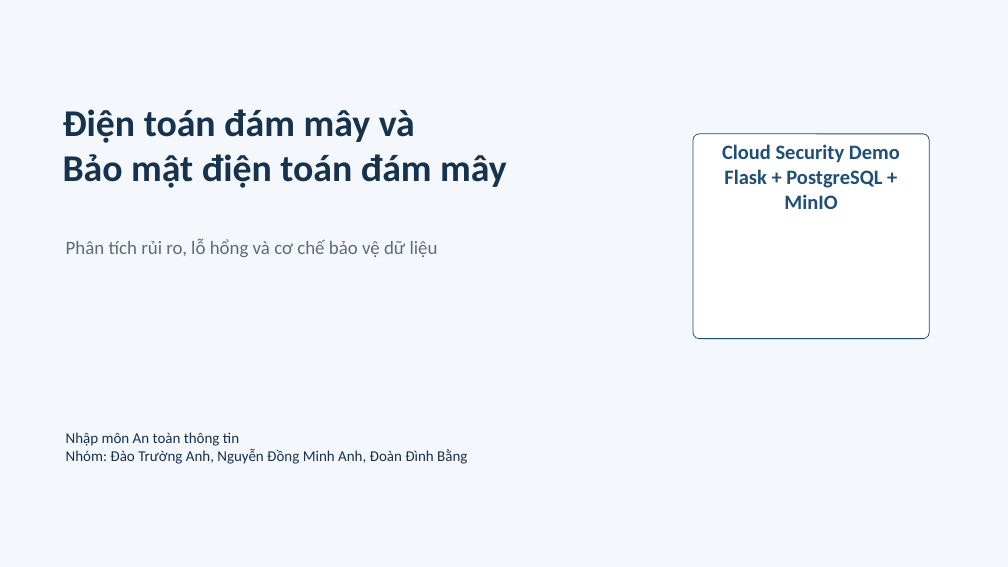
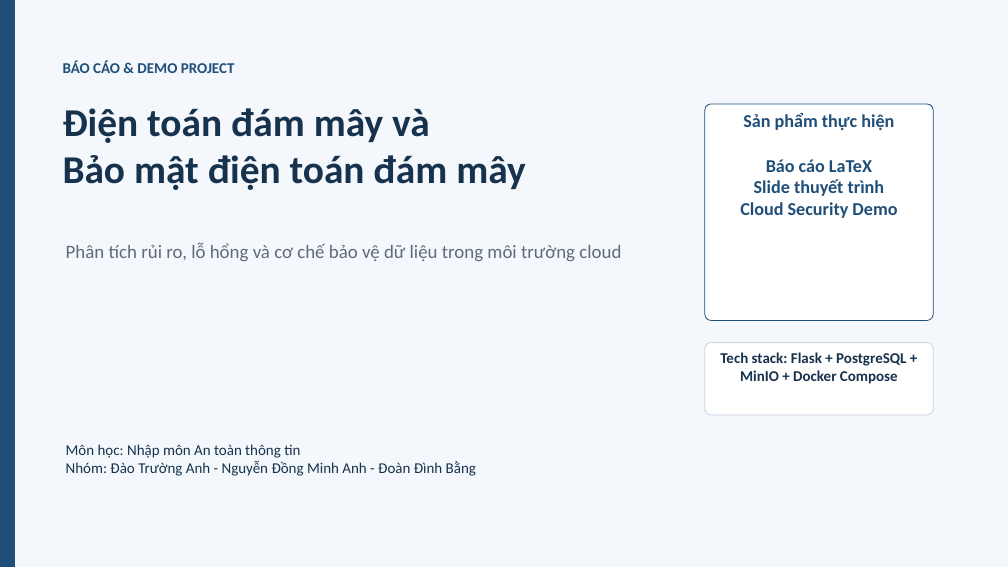
Before and after one commit to DDBanggg/cloud-security-misconfig-demo, a slide deck: slide 1 of slide/NMATTT_Cloud_Security_Demo.pptx. Drawn at 1008x567 pixels with LibreOffice and Linux fonts; fonts in the diff are those of the drawing. Boxes give left, top, right and bottom in pixels: in the first picture for what was removed or moved away, otherwise in the second. Text is boxed around its words. In the diff, an @@ line names an element or a change of style, - is before the commit and + after.

Commit message:
slide

```diff
--- a/slide/NMATTT_Cloud_Security_Demo.pptx
+++ b/slide/NMATTT_Cloud_Security_Demo.pptx
@@ rectangle added at bbox=[0, 0, 14, 567], fill #1F4E79, outline #1F4E79 0 pt @@
@@ text added at bbox=[63, 61, 235, 73], 14.2 pt, text #1F4E79, bold @@
+BÁO CÁO & DEMO PROJECT
@@ text "Điện toán đám mây và" at bbox=[63, 108, 525, 190]: size 36 to 37.5 pt @@
@@ rounded rectangle "Sản phẩm thực hiện": place and size @@
-rounded rectangle "Sản phẩm thực hiện" at bbox=[693, 134, 929, 339]
+rounded rectangle "Sản phẩm thực hiện" at bbox=[705, 104, 933, 321]
@@ rounded rectangle "Sản phẩm thực hiện" at bbox=[705, 104, 933, 321]: proportions changed @@
@@ text in rounded rectangle at bbox=[743, 112, 894, 196]: paragraphs added @@
+Sản phẩm thực hiện
+Báo cáo LaTeX
+Slide thuyết trình
@@ text in rounded rectangle at bbox=[724, 169, 882, 209]: paragraph removed @@
-Flask + PostgreSQL + MinIO
@@ text in rounded rectangle at bbox=[740, 202, 897, 218]: size 19.5 to 17.2 pt in "Cloud Security Demo" @@
@@ text at bbox=[66, 243, 621, 261]: text changed @@
-Phân tích rủi ro, lỗ hổng và cơ chế bảo vệ dữ liệu
+Phân tích rủi ro, lỗ hổng và cơ chế bảo vệ dữ liệu trong môi trường cloud
@@ rounded rectangle added at bbox=[705, 343, 933, 415], fill #FFFFFF, outline #C8D3E0 0.75 pt, 14.2 pt, text #17324D, bold @@
+Tech stack: Flask + PostgreSQL + MinIO + Docker Compose
@@ text at bbox=[66, 444, 476, 476]: text changed @@
-Nhập môn An toàn thông tin
-Nhóm: Đào Trường Anh, Nguyễn Đồng Minh Anh, Đoàn Đình Bằng
+Môn học: Nhập môn An toàn thông tin
+Nhóm: Đào Trường Anh - Nguyễn Đồng Minh Anh - Đoàn Đình Bằng
```
Also in this commit, not shown: 1 other slide changed, 1 slide added, 1 slide removed, 21 other files.
